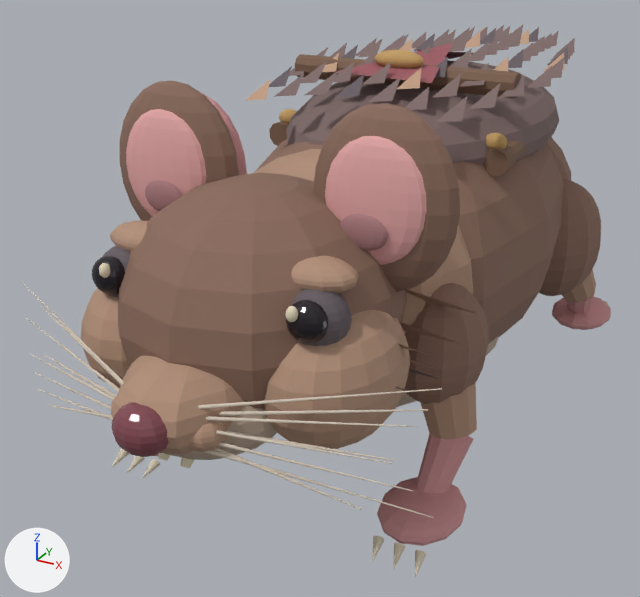
The Blender file beta/art/rat/rat.blend as it was, and as the next commit left it.
Rendered twice from a 50 mm camera at (0.75, -1.75, 1.03) aimed at (-0.23, 0.02, 0.14). The lights are fixed; the arrows at lower left show +X, +Y and +Z. The first picture is the older version.

In view in the first picture: 'Small rat • fully weighted skin'.
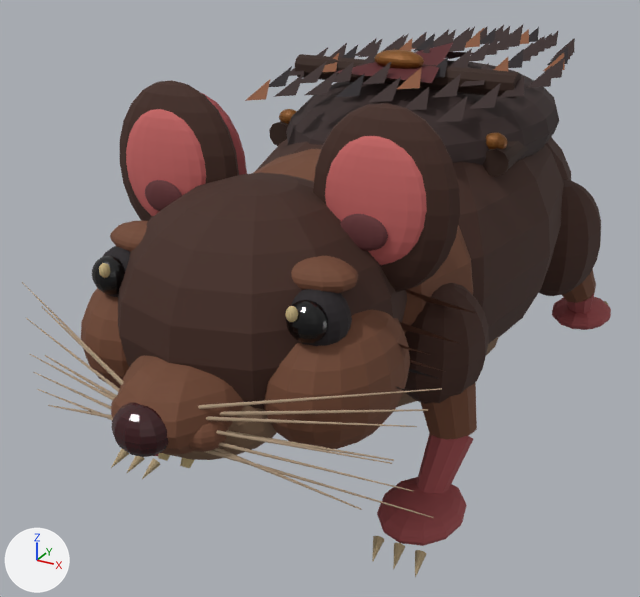
What changed in the scene script:
```text
Change mat_warm_dark_umber_fur:
    mat_warm_dark_umber_fur.base_color: (0.255, 0.145, 0.105) -> (0.0529, 0.0185, 0.0108)  # brown #8a6a5b -> brown #41251b
Change mat_copper_brown_fur_highlights:
    mat_copper_brown_fur_highlights.base_color: (0.44, 0.275, 0.19) -> (0.163, 0.0615, 0.0301)  # beige #b18f79 -> brown #704630
Change mat_dark_wet_nose:
    mat_dark_wet_nose.base_color: (0.225, 0.065, 0.084) -> (0.0414, 0.00542, 0.00772)  # brown #824852 -> dark red #391115
Change mat_russet_pink_paws_and_tail:
    mat_russet_pink_paws_and_tail.base_color: (0.61, 0.29, 0.3) -> (0.33, 0.0684, 0.0732)  # pink #cd9395 -> brown #9b4a4c
Change mat_rose_inner_ears:
    mat_rose_inner_ears.base_color: (0.78, 0.395, 0.39) -> (0.57, 0.129, 0.126)  # pink #e5a9a8 -> red #c76563
Change mat_pale_whiskers:
    mat_pale_whiskers.base_color: (0.67, 0.58, 0.48) -> (0.406, 0.296, 0.196)  # pale yellow #d6c8b8 -> beige #ab947a
Change mat_dark_matted_dorsal_coat:
    mat_dark_matted_dorsal_coat.base_color: (0.205, 0.14, 0.135) -> (0.0347, 0.0174, 0.0163)  # brown #7d6967 -> brown #342422
Change mat_dense_charcoal_underfur:
    mat_dense_charcoal_underfur.base_color: (0.13, 0.105, 0.12) -> (0.0153, 0.0108, 0.0134)  # dark grey #655b61 -> black #211b1f
Change mat_inner_ear_folds:
    mat_inner_ear_folds.base_color: (0.39, 0.19, 0.2) -> (0.126, 0.0301, 0.0331)  # brown #a8797c -> brown #633033
Change mat_sparse_warm_guard_hairs:
    mat_sparse_warm_guard_hairs.base_color: (0.53, 0.335, 0.22) -> (0.243, 0.0918, 0.0397)  # beige #c09d81 -> brown #875538
Change mat_weathered_saddle_brown_leather:
    mat_weathered_saddle_brown_leather.base_color: (0.2, 0.115, 0.074) -> (0.0331, 0.0125, 0.00645)  # brown #7c5f4d -> brown #331d13
Change mat_found_dungeon_brass:
    mat_found_dungeon_brass.base_color: (0.53, 0.33, 0.12) -> (0.243, 0.089, 0.0134)  # orange #c09b61 -> brown #87541f
Change mat_ragged_muted_red_cloth:
    mat_ragged_muted_red_cloth.base_color: (0.34, 0.1, 0.12) -> (0.0946, 0.01, 0.0134)  # brown #9e5961 -> dark red #57191f
```

Pixel boxes [x1, y1, x2, y2] of what changed, in the pictures (640 x 597 px):
'Small rat • fully weighted skin', recoloured (darker): [22, 25, 611, 577] in both
